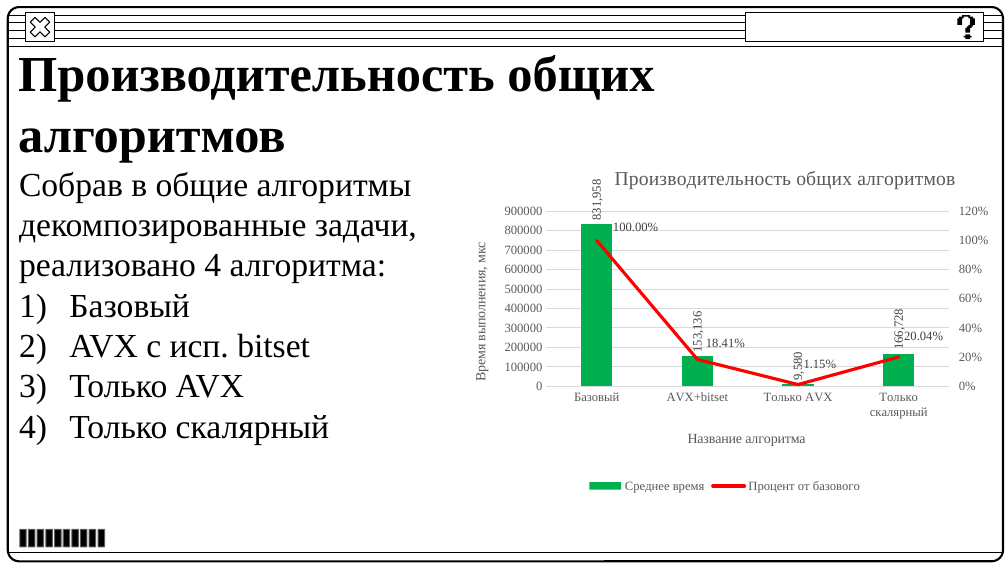
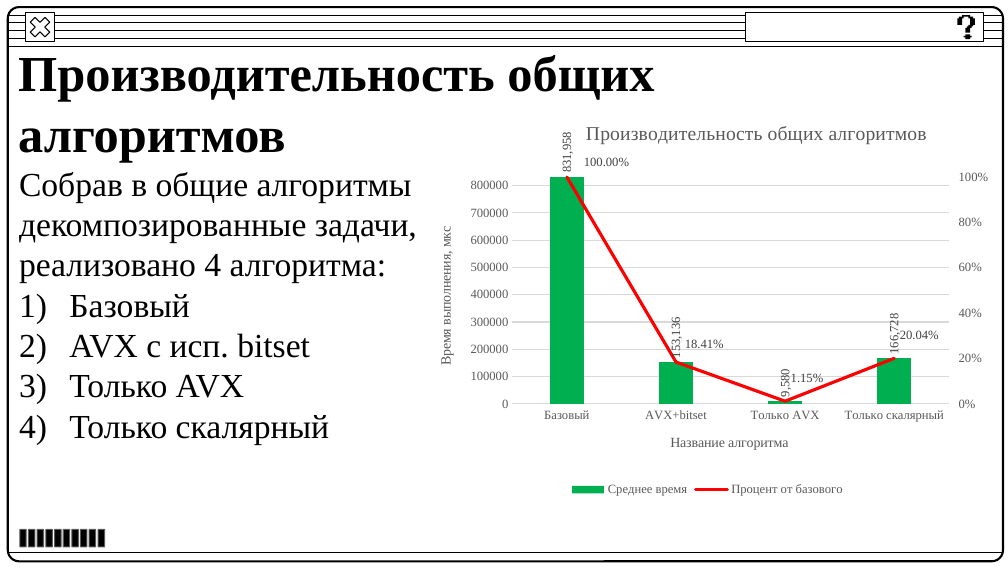
Before and after one commit to BakaKrt/DiplomAPI, a slide deck: slide 10 of ВКР/ВКР.pptx. Drawn at 1008x567 pixels with LibreOffice and Linux fonts; fonts in the diff are those of the drawing. Boxes give left, top, right and bottom in pixels: in the first picture for what was removed or moved away, otherwise in the second. Text is boxed around its words. In the diff, an @@ line names an element or a change of style, - is before the commit and + after.

```diff
--- a/ВКР/ВКР.pptx
+++ b/ВКР/ВКР.pptx
@@ column chart at <box>415,117,1000,501</box> @@
@@ value axis changed @@
@@ second value axis changed @@
@@ column chart: place and size @@
-column chart at <box>450,152,999,497</box>
+column chart at <box>415,117,1000,501</box>
```
Also in this commit, not shown: 2 other slides changed, 2 other files.
